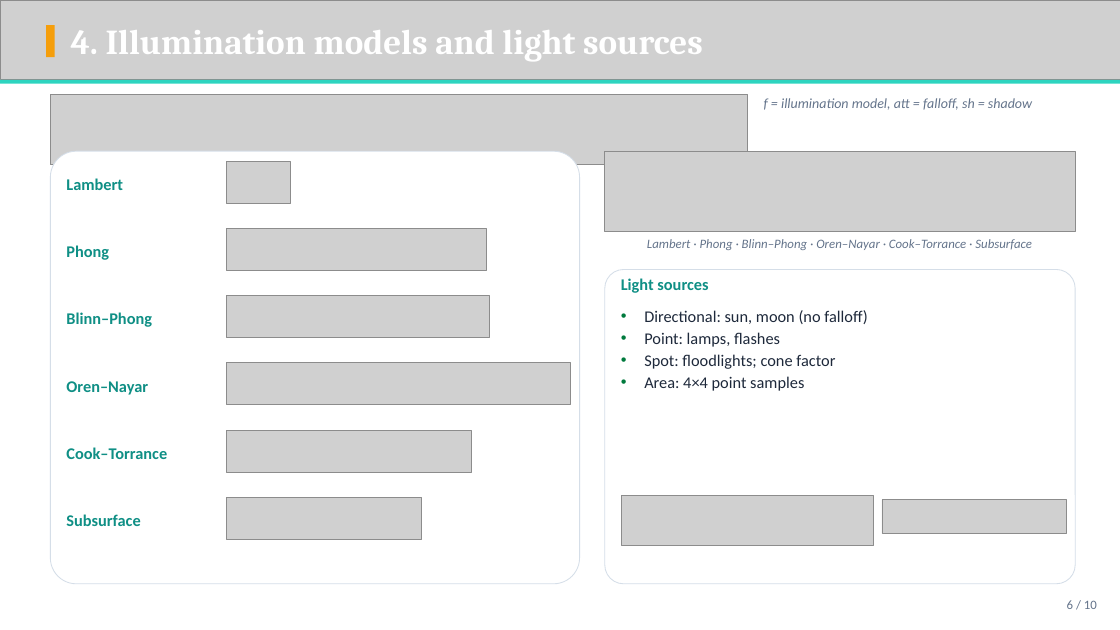
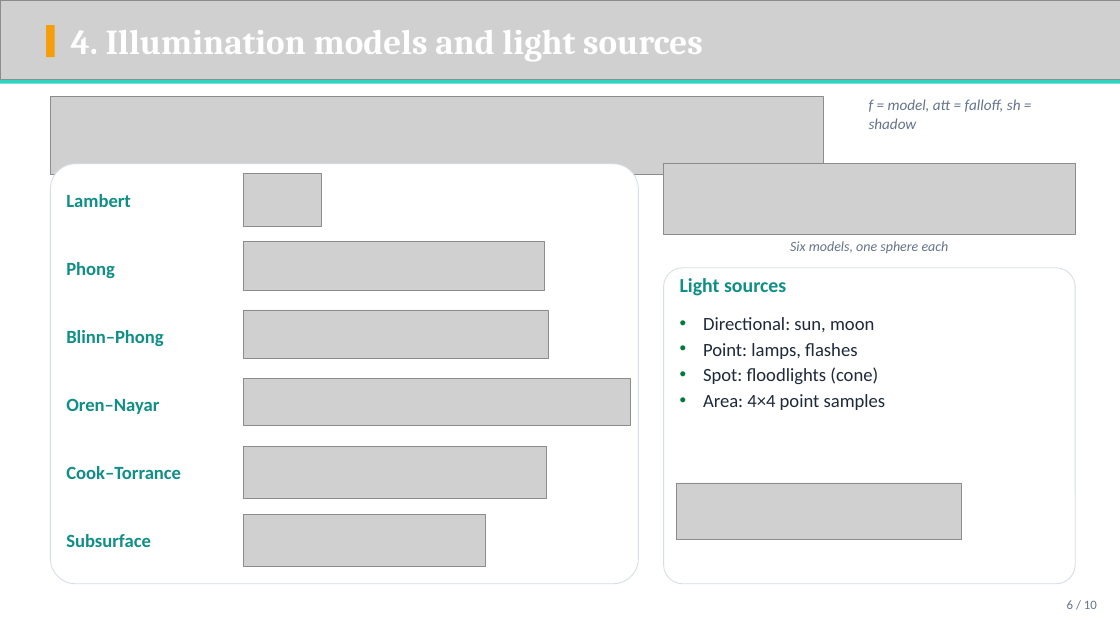
Before and after one commit to ShifatHasanGNS/Sentinel, a slide deck: slide 6 of Docs/Deliverables/Slides/Sentinel_Presentation.pptx. Drawn at 1120x630 pixels with LibreOffice and Linux fonts; fonts in the diff are those of the drawing; grey boxes stand for pictures; background and template pictures are left out. Boxes give left, top, right and bottom in pixels: in the first picture for what was removed or moved away, otherwise in the second. Text is boxed around its words. In the diff, an @@ line names an element or a change of style, - is before the commit and + after.

Commit message:
Slides: larger text on the dense pages

```diff
--- a/Docs/Deliverables/Slides/Sentinel_Presentation.pptx
+++ b/Docs/Deliverables/Slides/Sentinel_Presentation.pptx
@@ picture: place and size @@
-picture at bbox=[50, 94, 748, 165]
+picture at bbox=[50, 97, 823, 175]
@@ text at bbox=[869, 99, 1021, 129]: text changed; size 12 to 13 pt @@
-f = illumination model, att = falloff, sh = shadow
+f = model, att = falloff, sh = shadow
@@ rounded rectangle: place and size @@
-rounded rectangle at bbox=[50, 151, 580, 584]
+rounded rectangle at bbox=[50, 164, 639, 584]
@@ text "Lambert": place and size @@
-text "Lambert" at bbox=[66, 178, 123, 190]
+text "Lambert" at bbox=[66, 194, 131, 207]
@@ picture: place and size @@
-picture at bbox=[227, 161, 290, 203]
+picture at bbox=[244, 174, 322, 226]
@@ picture: place and size @@
-picture at bbox=[605, 151, 1075, 232]
+picture at bbox=[664, 164, 1075, 234]
@@ text "Phong": place and size @@
-text "Phong" at bbox=[66, 245, 109, 260]
+text "Phong" at bbox=[66, 262, 115, 278]
@@ picture: place and size @@
-picture at bbox=[227, 229, 486, 271]
+picture at bbox=[244, 242, 544, 291]
@@ rounded rectangle: place and size @@
-rounded rectangle at bbox=[605, 270, 1075, 584]
+rounded rectangle at bbox=[664, 268, 1075, 584]
@@ text at bbox=[790, 241, 949, 253]: text changed; size 11 to 12 pt @@
-Lambert · Phong · Blinn–Phong · Oren–Nayar · Cook–Torrance · Subsurface
+Six models, one sphere each
@@ text "Light sources": place and size @@
-text "Light sources" at bbox=[621, 278, 708, 293]
+text "Light sources" at bbox=[680, 278, 786, 296]
@@ text "Light sources" at bbox=[680, 278, 786, 296]: size 14 to 17 pt @@
@@ text "Blinn–Phong": place and size @@
-text "Blinn–Phong" at bbox=[66, 312, 152, 327]
+text "Blinn–Phong" at bbox=[66, 330, 163, 346]
@@ picture: place and size @@
-picture at bbox=[227, 296, 489, 338]
+picture at bbox=[244, 310, 548, 359]
@@ text "Directional: sun, moon": place and size @@
-text "Directional: sun, moon" at bbox=[644, 310, 867, 391]
+text "Directional: sun, moon" at bbox=[703, 317, 886, 410]
@@ text at bbox=[703, 317, 874, 332]: text changed; size 14 to 16 pt @@
-• Directional: sun, moon (no falloff)
+• Directional: sun, moon
@@ text at bbox=[703, 343, 886, 410]: size 14 to 16 pt in "Point: lamps, flashes", "Area: 4×4 point samples"; more space between paragraphs @@
@@ text "Oren–Nayar": place and size @@
-text "Oren–Nayar" at bbox=[66, 381, 148, 395]
+text "Oren–Nayar" at bbox=[66, 398, 159, 414]
@@ picture: place and size @@
-picture at bbox=[227, 363, 571, 405]
+picture at bbox=[244, 378, 630, 425]
@@ text at bbox=[703, 367, 878, 384]: text changed; size 14 to 16 pt @@
-• Spot: floodlights; cone factor
+• Spot: floodlights (cone)
@@ picture: place and size @@
-picture at bbox=[227, 430, 471, 472]
+picture at bbox=[244, 446, 546, 498]
@@ text "Cook–Torrance": place and size @@
-text "Cook–Torrance" at bbox=[66, 447, 167, 459]
+text "Cook–Torrance" at bbox=[66, 466, 181, 479]
@@ picture: place and size @@
-picture at bbox=[622, 496, 874, 546]
+picture at bbox=[676, 483, 962, 540]
@@ picture removed at bbox=[882, 500, 1067, 534] @@
@@ size 14 to 16 pt in 6 elements at bbox=[66, 194, 131, 207], bbox=[66, 262, 115, 278], bbox=[66, 330, 163, 346], bbox=[66, 398, 159, 414], bbox=[66, 466, 181, 479], bbox=[66, 534, 151, 547] @@
@@ text "Subsurface": place and size @@
-text "Subsurface" at bbox=[66, 514, 140, 526]
+text "Subsurface" at bbox=[66, 534, 151, 547]
@@ picture: place and size @@
-picture at bbox=[227, 497, 422, 539]
+picture at bbox=[244, 514, 486, 566]
```
Also in this commit, not shown: 2 other slides changed, 3 other files.
